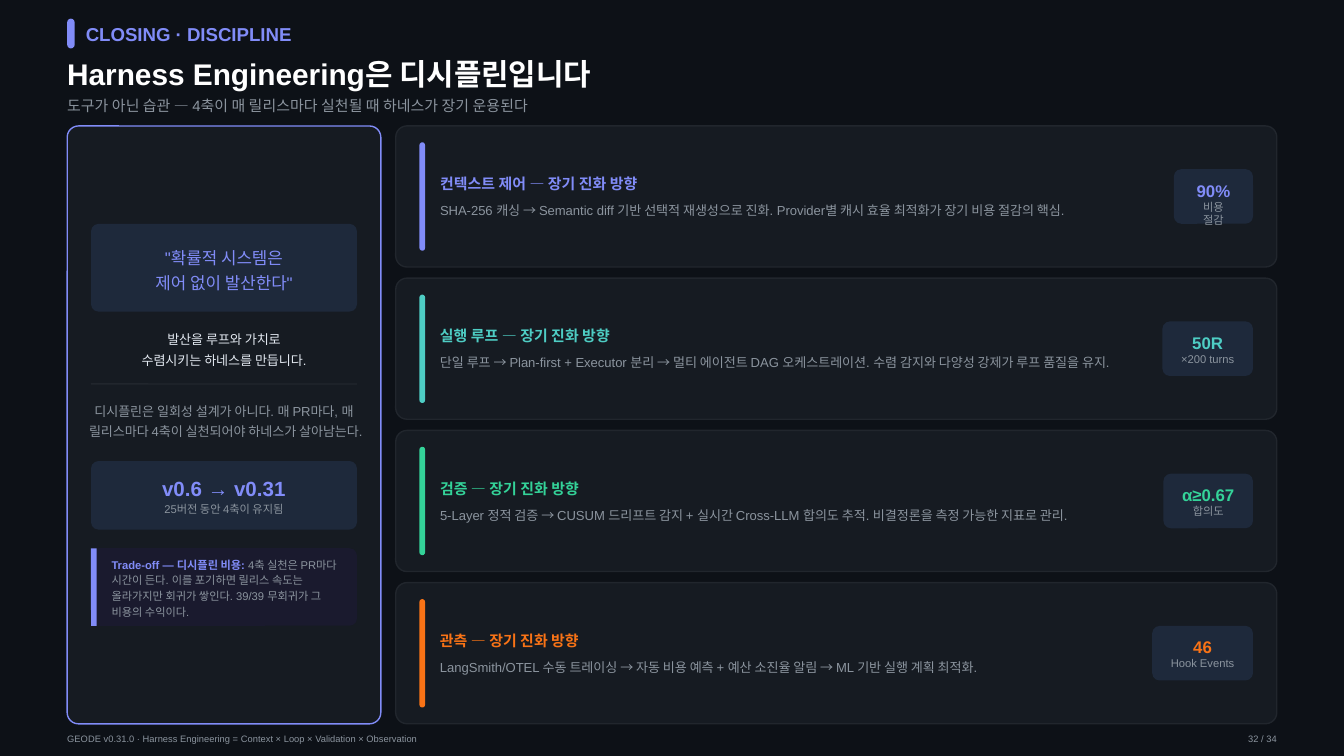
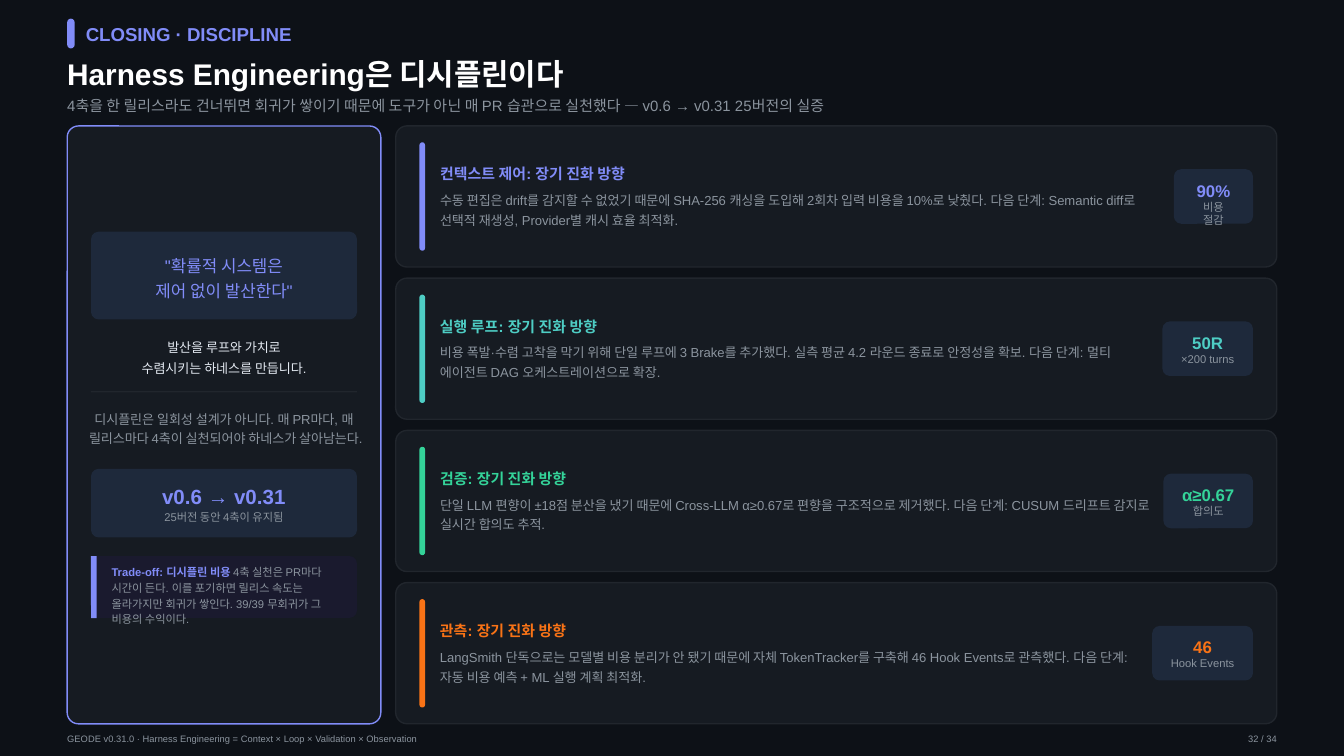
Before and after one commit to mangowhoiscloud/portfolio, a slide deck: slide 33 of geode/versions/v6/GEODE-Portfolio-v030.pptx. Drawn at 1344x756 pixels with LibreOffice and Linux fonts; fonts in the diff are those of the drawing. Boxes give left, top, right and bottom in pixels: in the first picture for what was removed or moved away, otherwise in the second. Text is boxed around its words. In the diff, an @@ line names an element or a change of style, - is before the commit and + after.

```diff
--- a/geode/versions/v6/GEODE-Portfolio-v030.pptx
+++ b/geode/versions/v6/GEODE-Portfolio-v030.pptx
@@ text at (67,60,563,91): text changed @@
-Harness Engineering은 디시플린입니다
+Harness Engineering은 디시플린이다
@@ text at (67,98,825,112): text changed @@
-도구가 아닌 습관 — 4축이 매 릴리스마다 실천될 때 하네스가 장기 운용된다
+4축을 한 릴리스라도 건너뛰면 회귀가 쌓이기 때문에 도구가 아닌 매 PR 습관으로 실천했다 — v0.6 → v0.31 25버전의 실증
@@ text at (440,166,625,181): text changed @@
-컨텍스트 제어 — 장기 진화 방향
+컨텍스트 제어: 장기 진화 방향
@@ text at (440,194,1135,227): text changed @@
-SHA-256 캐싱 → Semantic diff 기반 선택적 재생성으로 진화. Provider별 캐시 효율 최적화가 장기 비용 절감의 핵심.
+수동 편집은 drift를 감지할 수 없었기 때문에 SHA-256 캐싱을 도입해 2회차 입력 비용을 10%로 낮췄다. 다음 단계: Semantic diff로 선택적 재생성, Provider별 캐시 효율 최적화.
@@ rounded rectangle: place and size @@
-rounded rectangle at (91,224,358,312)
+rounded rectangle at (91,231,358,319)
@@ text at (440,319,598,334): text changed @@
-실행 루프 — 장기 진화 방향
+실행 루프: 장기 진화 방향
@@ text at (440,346,1111,378): text changed @@
-단일 루프 → Plan-first + Executor 분리 → 멀티 에이전트 DAG 오케스트레이션. 수렴 감지와 다양성 강제가 루프 품질을 유지.
+비용 폭발·수렴 고착을 막기 위해 단일 루프에 3 Brake를 추가했다. 실측 평균 4.2 라운드 종료로 안정성을 확보. 다음 단계: 멀티 에이전트 DAG 오케스트레이션으로 확장.
@@ 4 texts, 1 rounded rectangle: place and size @@
-4 texts, 1 rounded rectangle at (89,250,362,530)
+4 texts, 1 rounded rectangle at (89,258,362,538)
@@ text at (440,471,567,486): text changed @@
-검증 — 장기 진화 방향
+검증: 장기 진화 방향
@@ text "25버전 동안 4축이 유지됨": place and size @@
-text "25버전 동안 4축이 유지됨" at (164,504,283,514)
+text "25버전 동안 4축이 유지됨" at (164,512,283,522)
@@ text at (440,499,1150,530): text changed @@
-5-Layer 정적 검증 → CUSUM 드리프트 감지 + 실시간 Cross-LLM 합의도 추적. 비결정론을 측정 가능한 지표로 관리.
+단일 LLM 편향이 ±18점 분산을 냈기 때문에 Cross-LLM α≥0.67로 편향을 구조적으로 제거했다. 다음 단계: CUSUM 드리프트 감지로 실시간 합의도 추적.
@@ rounded rectangle: place and size @@
-rounded rectangle at (91,548,358,626)
+rounded rectangle at (91,556,358,618)
@@ rounded rectangle at (91,556,358,618): proportions changed @@
@@ line moved from (94, 548) - (94, 626) to (94, 556) - (94, 618) @@
@@ text at (112,566,322,624): text changed @@
-Trade-off — 디시플린 비용: 4축 실천은 PR마다 시간이 든다. 이를 포기하면 릴리스 속도는 올라가지만 회귀가 쌓인다. 39/39 무회귀가 그 비용의 수익이다.
+Trade-off: 디시플린 비용 4축 실천은 PR마다 시간이 든다. 이를 포기하면 릴리스 속도는 올라가지만 회귀가 쌓인다. 39/39 무회귀가 그 비용의 수익이다.
@@ text at (440,623,567,638): text changed @@
-관측 — 장기 진화 방향
+관측: 장기 진화 방향
@@ text at (440,651,1128,683): text changed @@
-LangSmith/OTEL 수동 트레이싱 → 자동 비용 예측 + 예산 소진율 알림 → ML 기반 실행 계획 최적화.
+LangSmith 단독으로는 모델별 비용 분리가 안 됐기 때문에 자체 TokenTracker를 구축해 46 Hook Events로 관측했다. 다음 단계: 자동 비용 예측 + ML 실행 계획 최적화.
```
Also in this commit, not shown: 33 other slides changed, 35 other files.
